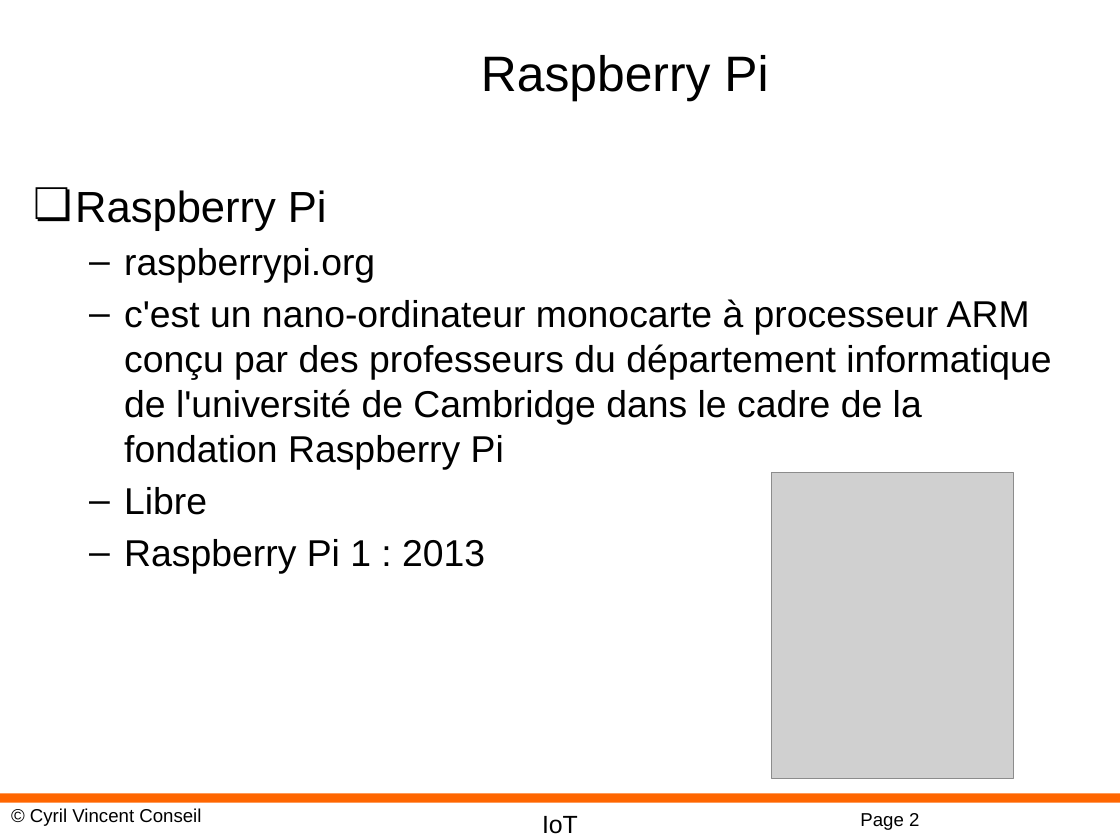
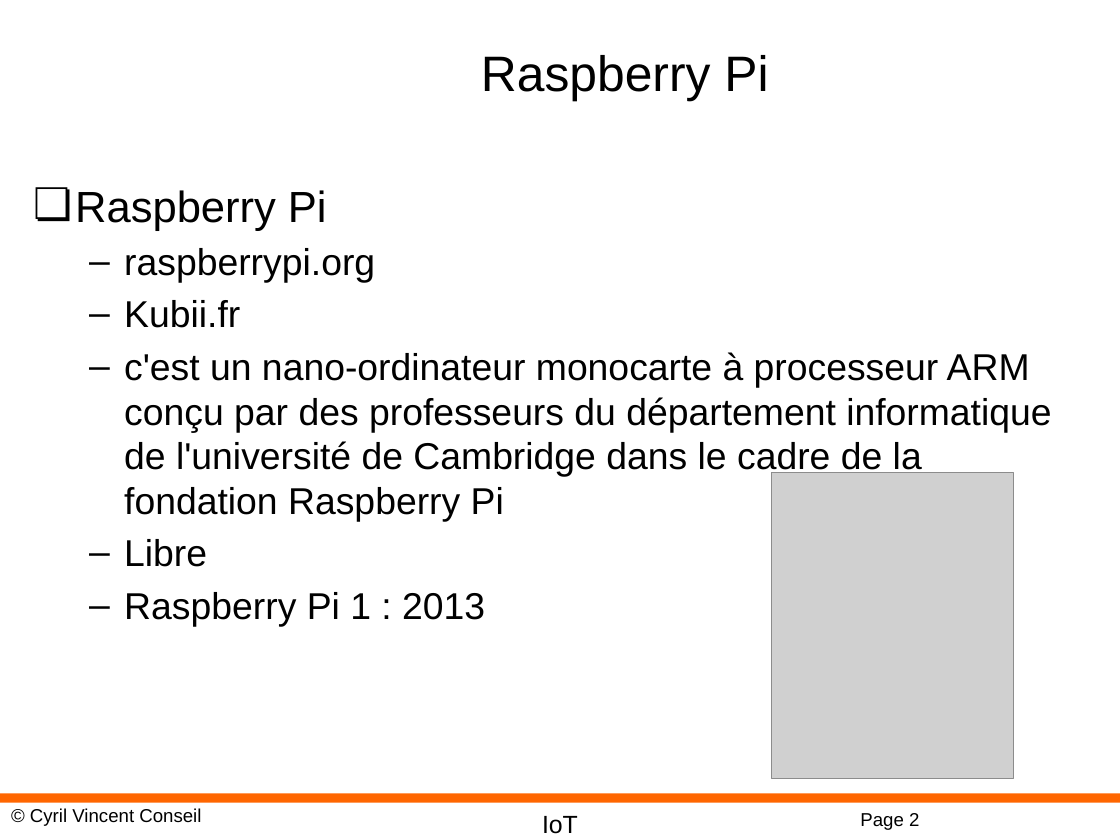
Before and after one commit to cyrilvincent/IoT, a slide deck: slide 2 of ppt/IoT05-Raspberry.pptx. Drawn at 1120x840 pixels with LibreOffice and Linux fonts; fonts in the diff are those of the drawing; grey boxes stand for pictures; background and template pictures are left out. Boxes give left, top, right and bottom in pixels: in the first picture for what was removed or moved away, otherwise in the second. Text is boxed around its words. In the diff, an @@ line names an element or a change of style, - is before the commit and + after.

```diff
--- a/ppt/IoT05-Raspberry.pptx
+++ b/ppt/IoT05-Raspberry.pptx
@@ text at <box>124,300,240,328</box>: paragraph added @@
+  – Kubii.fr
```
Also in this commit, not shown: 7 other files.
